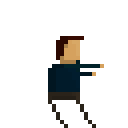
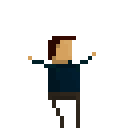
Two versions of the same layered image (128x128). Layer-by-layer changes:
showed "Layer 1 copy 3", moved it above "Layer 1 copy 2", painted on it over <box>28,36,104,128</box>
removed layer "Layer 1 copy 4" over <box>48,36,104,128</box>
